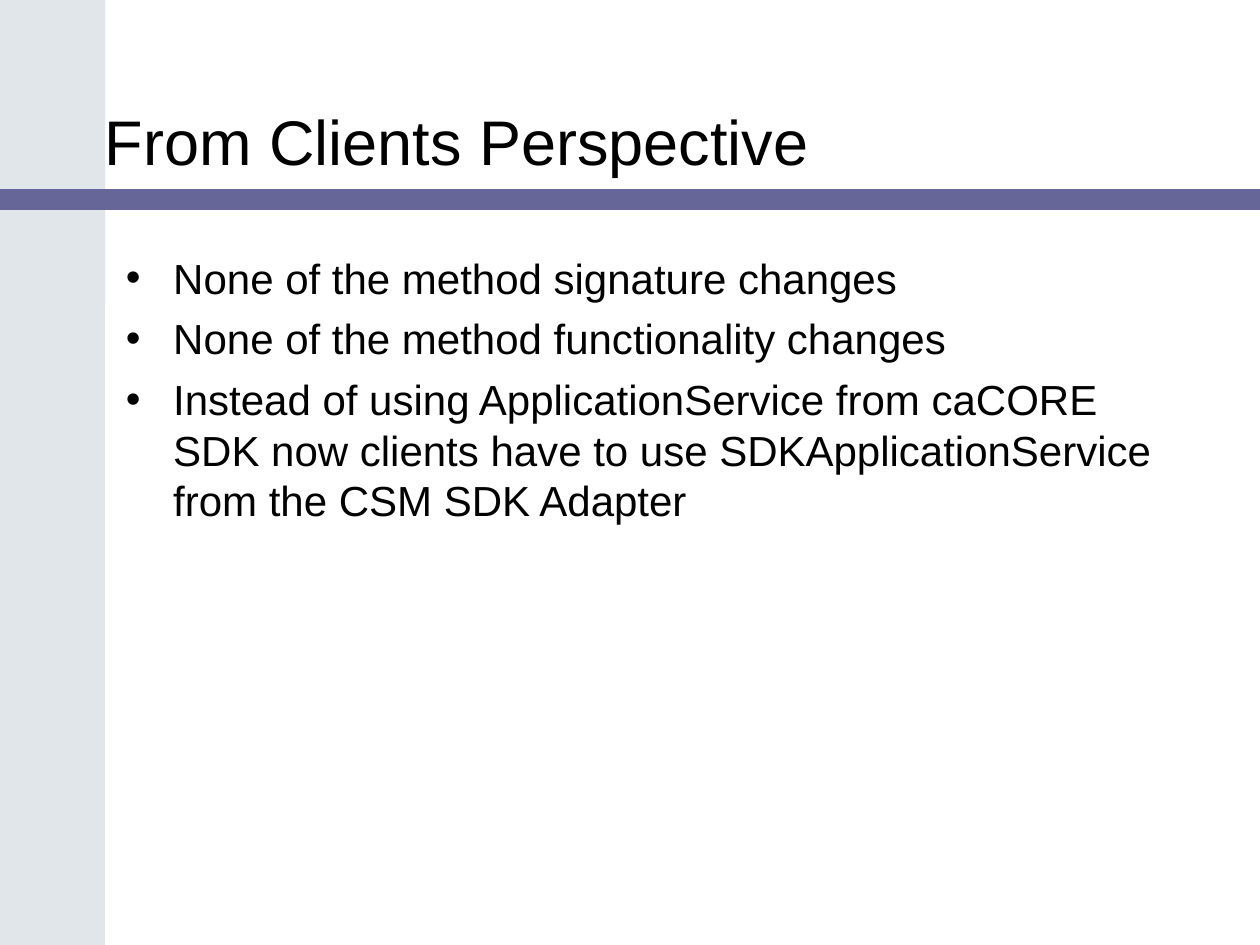
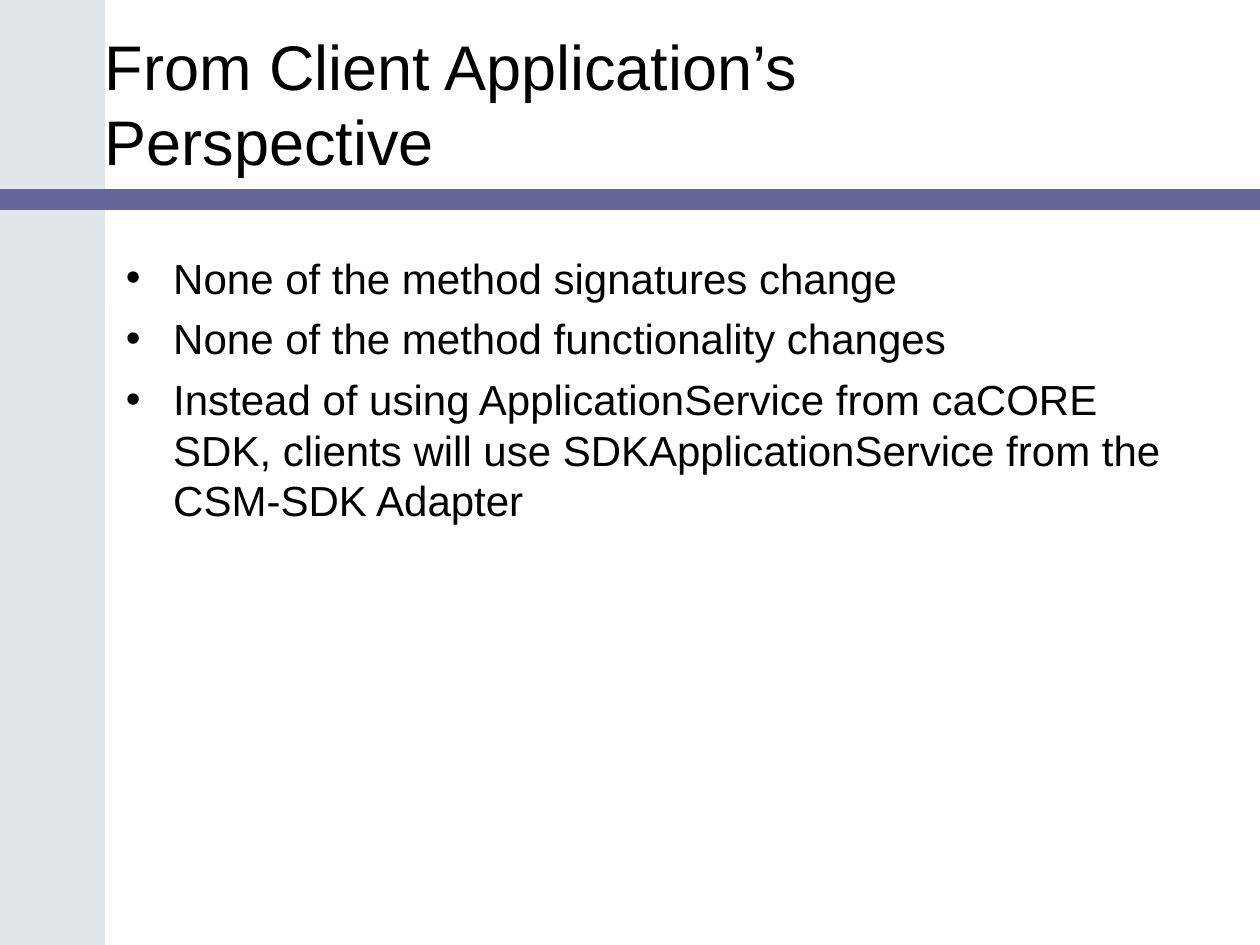
Before and after one commit to CBIIT/common-security-module-docs, a slide deck: slide 6 of Presentations/SDK_Bootcamp_CSM_v1.ppt. Drawn at 1260x945 pixels with LibreOffice and Linux fonts; fonts in the diff are those of the drawing; background and template pictures are left out. Boxes give left, top, right and bottom in pixels: in the first picture for what was removed or moved away, otherwise in the second. Text is boxed around its words. In the diff, an @@ line names an element or a change of style, - is before the commit and + after.

```diff
--- a/Presentations/SDK_Bootcamp_CSM_v1.ppt
+++ b/Presentations/SDK_Bootcamp_CSM_v1.ppt
@@ title at box(105, 44, 796, 177): text changed @@
-From Clients Perspective
+From Client Application’s Perspective
@@ text at box(173, 263, 897, 302): text changed @@
-• None of the method signature changes
+• None of the method signatures change
@@ text at box(173, 384, 1160, 525): text changed @@
-• Instead of using ApplicationService from caCORE SDK now clients have to use SDKApplicationService from the CSM SDK Adapter
+• Instead of using ApplicationService from caCORE SDK, clients will use SDKApplicationService from the CSM-SDK Adapter
```
Also in this commit, not shown: 10 other slides changed, 5 other files.
